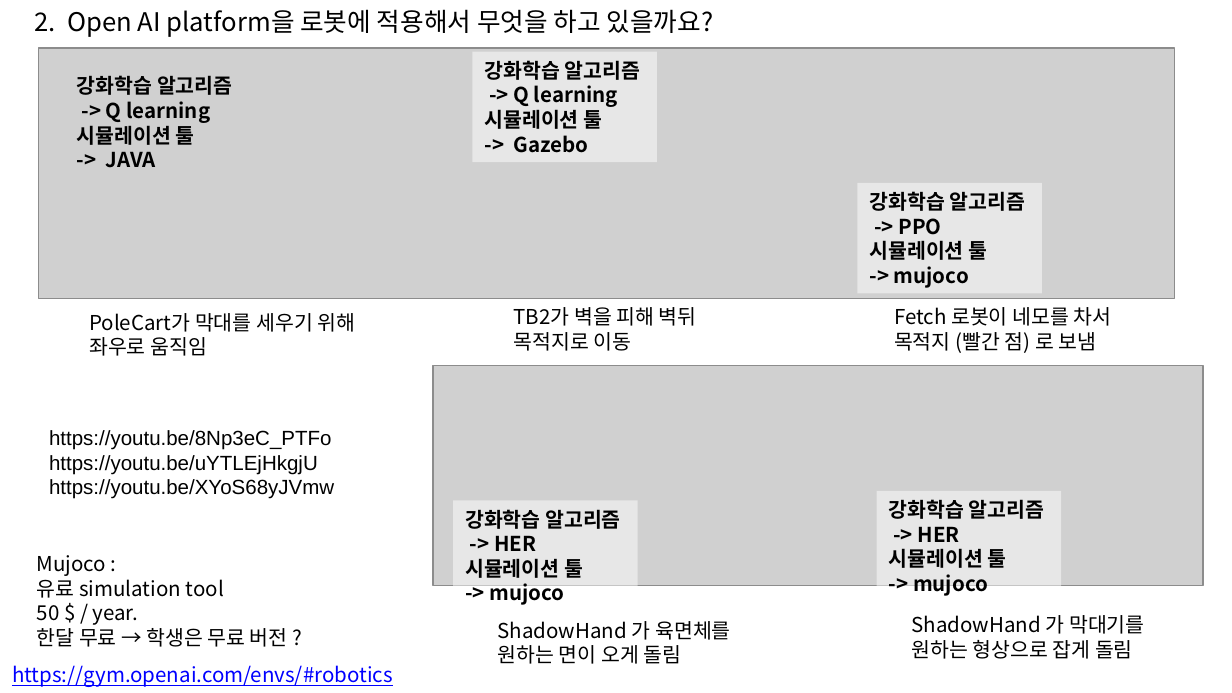
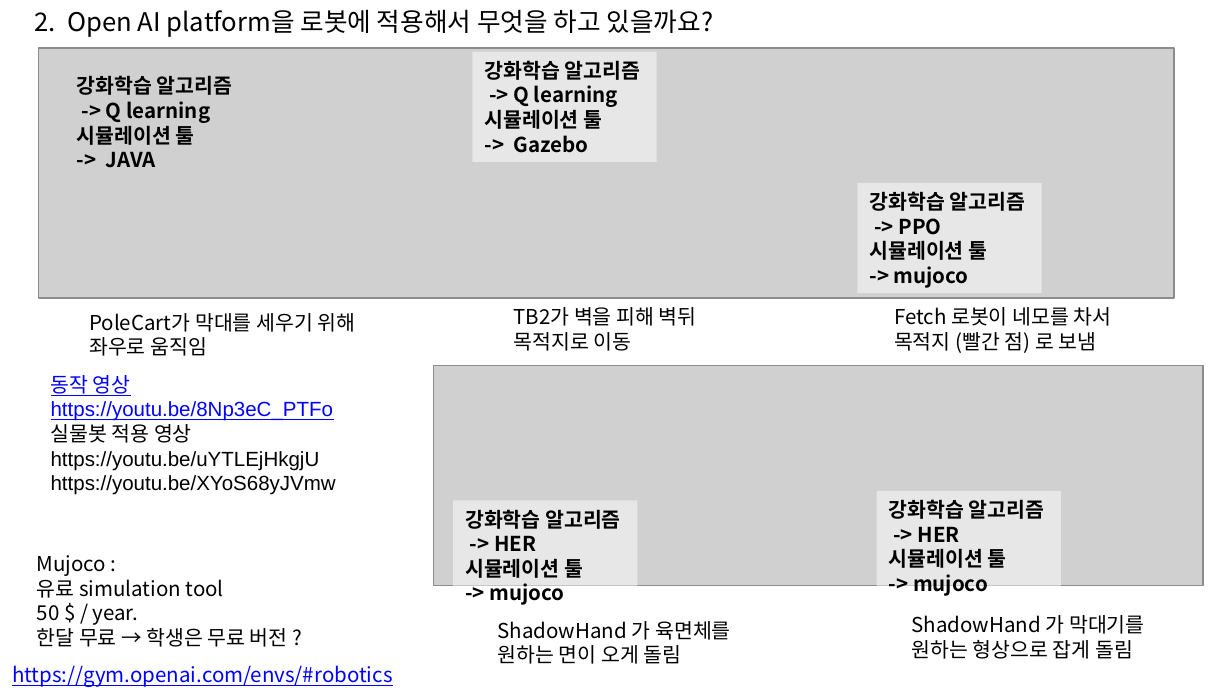
Before and after one commit to jeongam5785/documents, a slide deck: slide 5 of auturbo_2019_spring/auturbo_2019_spring_week5/openai/openai_ros.pptx (slide 3 before the commit). Drawn at 1232x693 pixels with LibreOffice and Linux fonts; fonts in the diff are those of the drawing; grey boxes stand for pictures; background and template pictures are left out. Boxes give left, top, right and bottom in pixels: in the first picture for what was removed or moved away, otherwise in the second. Text is boxed around its words. In the diff, an @@ line names an element or a change of style, - is before the commit and + after.

```diff
--- a/auturbo_2019_spring/auturbo_2019_spring_week5/openai/openai_ros.pptx
+++ b/auturbo_2019_spring/auturbo_2019_spring_week5/openai/openai_ros.pptx
@@ text "동작 영상": place and size @@
-text "동작 영상" at box(49, 430, 334, 499)
+text "동작 영상" at box(51, 375, 336, 495)
@@ text at box(51, 375, 131, 396): paragraph added @@
+동작 영상
@@ text at box(51, 401, 333, 421): text colour #000000 to #0000FF, underline on in "https://youtu.be/8Np3eC_PTFo" @@
@@ text at box(51, 424, 192, 443): paragraph added @@
+실물봇 적용 영상
```
Also in this commit, not shown: 7 other slides changed, 10 slides added, 2 slides removed, 1 other file.
